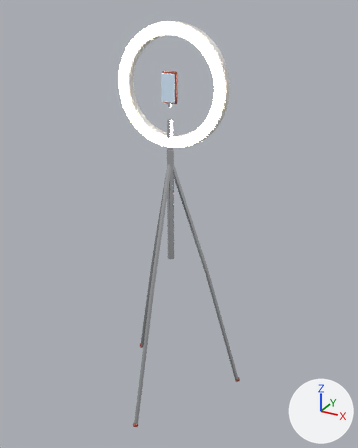
Two versions of the glTF model public/assets/interiors/estudio/ring_light_stand.glb, one commit apart.
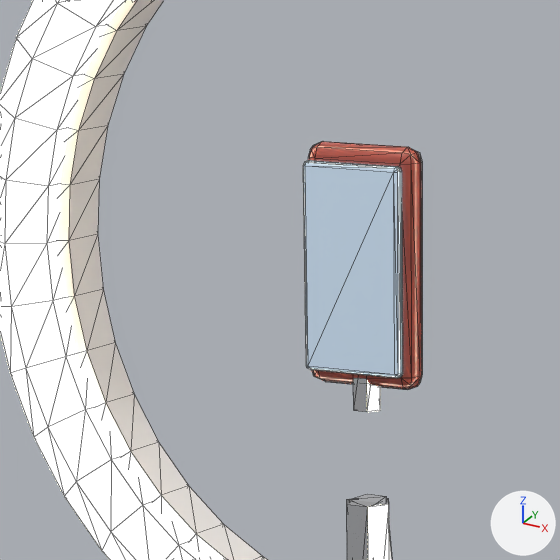
The first picture shows the older version from a camera (50 mm lens) standing at (1.19, -2.08, 2.1) and looking at (0.07, -0.03, 1.08). The close-ups show the older and then the newer version on the part from 34% to 55% of the width and 11% to 28% of the height of that picture. Only the edits that show in the close-ups are written down. Every picture has the same lights, and +X, +Y and +Z are marked at lower right. The close-ups show mesh edges as thin lines.

Objects in the first close-up: 'ring_light_stand'.
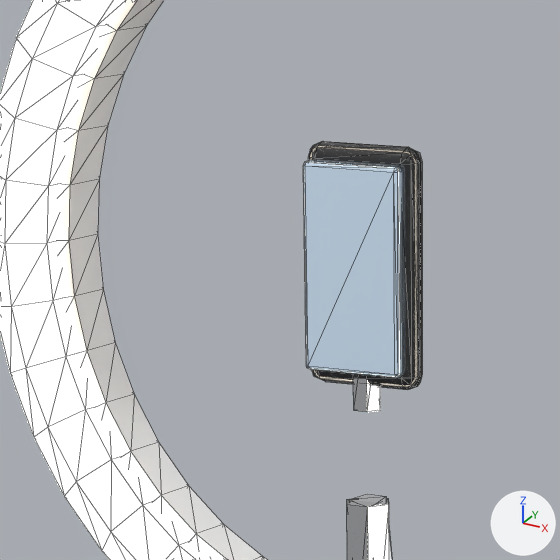
Changed parts and their boxes (x1, y1, x2, y2) in the close-ups (560 x 560 px):
'ring_light_stand', recoloured: (59, 0, 423, 390) in both

Patch to the scene script:
```diff
--- a/public/assets/interiors/estudio/ring_light_stand.glb.py
+++ b/public/assets/interiors/estudio/ring_light_stand.glb.py
@@ mat_deep_003 @@
 mat_deep_003 = principled_material('deep.003')
-mat_deep_003.base_color = (0.392, 0.0648, 0.0423)  # red #a8483a
+mat_deep_003.base_color = (0.013, 0.0137, 0.0152)  # black #1e1f21
 mat_deep_003.roughness = 0.12
```
